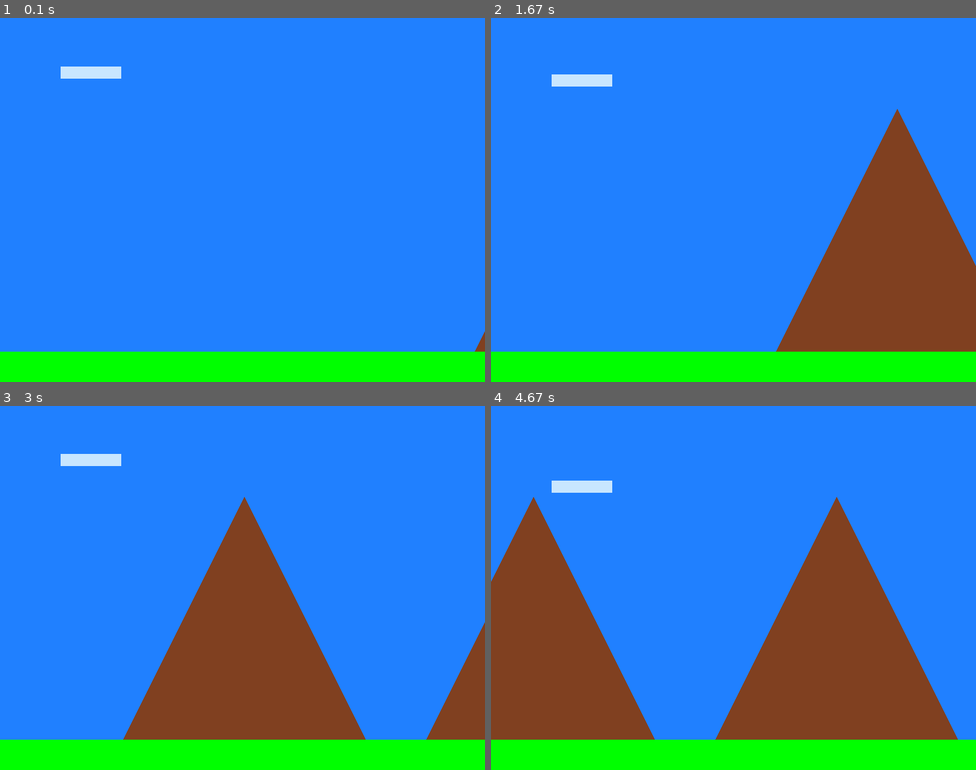
Above: before the commit, frames 1-4 (two rows, left to right).
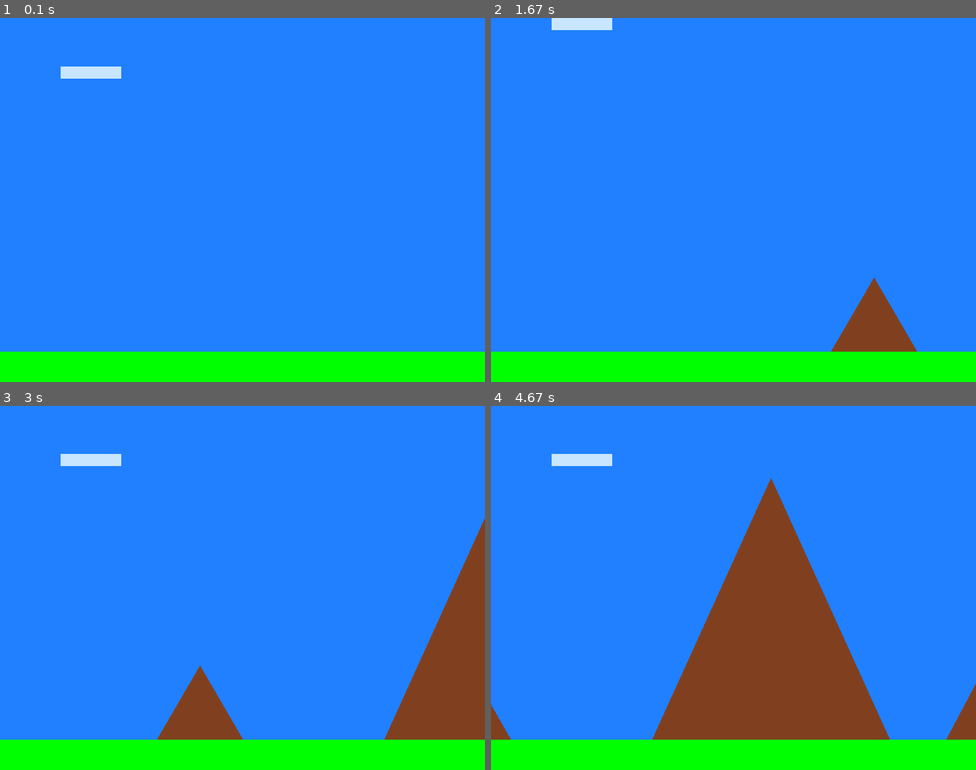
Above: after the commit, the same moments.

Repository: iserk/pygame_collisions
Game: pygame game, started from main.py
Same seed, same stepped clock (60 frames per second), same inputs: the game is played once before the commit and once after it.
Inputs:
- Up to frame 1 (0.1 s): no input
- Up to frame 2 (1.67 s): hold D 0.33-0.8 s; hold W 0.83-1.13 s; hold Up 0.83-1.13 s; hold D 1.17-1.63 s
- Up to frame 3 (3 s): hold A 1.67-2.2 s; hold S 2.23-2.53 s; hold Down 2.23-2.53 s; hold A 2.57-2.97 s
- Up to frame 4 (4.67 s): hold W 3-3.37 s; hold Up 3-3.37 s; hold D 3.4-4.03 s; hold S 4.07-4.43 s; hold Down 4.07-4.43 s; hold A from 4.47 s (still down)

The runs differ from the first frame. In frame 1, less than 0.1% of the frame differs, in the area x 97-100%, y 86-92%; in frame 2, 15%; in frame 3, 19%; in frame 4, 30%, in the area x 0-100%, y 13-92%.

Commit message:
Fixed acceleration/deceleration controls

Diff:
--- a/main.py
+++ b/main.py
@@ -102,7 +102,7 @@
                     exit()
 
             # self.camera.x = round(self.elapsed_time / 2)
-            self.camera.x += self.dt * HeroPlane.HORIZONTAL_SPEED / 1000
+            self.camera.x += self.dt * self.hero.HORIZONTAL_SPEED / 1000
             # self.camera.x += 1
 
             self.screen.fill(BG_COLOR)
@@ -153,8 +153,8 @@
     COLOR = (200, 230, 255)
     VERTICAL_SPEED = 100
     HORIZONTAL_SPEED = 200
-    HORIZONTAL_SPEED_STEP = 10
-    HORIZONTAL_SPEED_MAX = 500
+    HORIZONTAL_SPEED_STEP = 1
+    HORIZONTAL_SPEED_MAX = 1000
 
     def __init__(self, game):
         super().__init__(game)
@@ -175,10 +175,18 @@
 
     def update(self, dt, elapsed_time):
         keys = pygame.key.get_pressed()
-        if keys[pygame.K_w] or keys[pygame.K_a]:
+        if keys[pygame.K_w]:
             self.y -= self.VERTICAL_SPEED * dt / 1000
-        elif keys[pygame.K_s] or keys[pygame.K_d]:
+        elif keys[pygame.K_s]:
             self.y += self.VERTICAL_SPEED * dt / 1000
+        elif keys[pygame.K_a]:
+            self.HORIZONTAL_SPEED -= self.HORIZONTAL_SPEED_STEP
+            if self.HORIZONTAL_SPEED < 0:
+                self.HORIZONTAL_SPEED = 0
+        elif keys[pygame.K_d]:
+            self.HORIZONTAL_SPEED += self.HORIZONTAL_SPEED_STEP
+            if self.HORIZONTAL_SPEED > self.HORIZONTAL_SPEED_MAX:
+                self.HORIZONTAL_SPEED = self.HORIZONTAL_SPEED_MAX
 
     def render(self, camera, color=COLOR):
         pygame.draw.rect(camera.screen, color, (self.x, self.y - 20, 100, 20))
@@ -222,11 +230,11 @@
     @staticmethod
     def generate(scene, x, height=None, width=None):
         if height is None:
-            # height = random.randint(Mountain.MIN_HEIGHT, Mountain.MAX_HEIGHT)
-            height = 400
+            height = random.randint(Mountain.MIN_HEIGHT, Mountain.MAX_HEIGHT)
+            # height = 400
         if width is None:
-            # width = round(height * random.randint(80, 120) / 100)
-            width = 400
+            width = round(height * random.randint(80, 120) / 100)
+            # width = 400
         return Mountain(scene, x, height, width)
 
 
